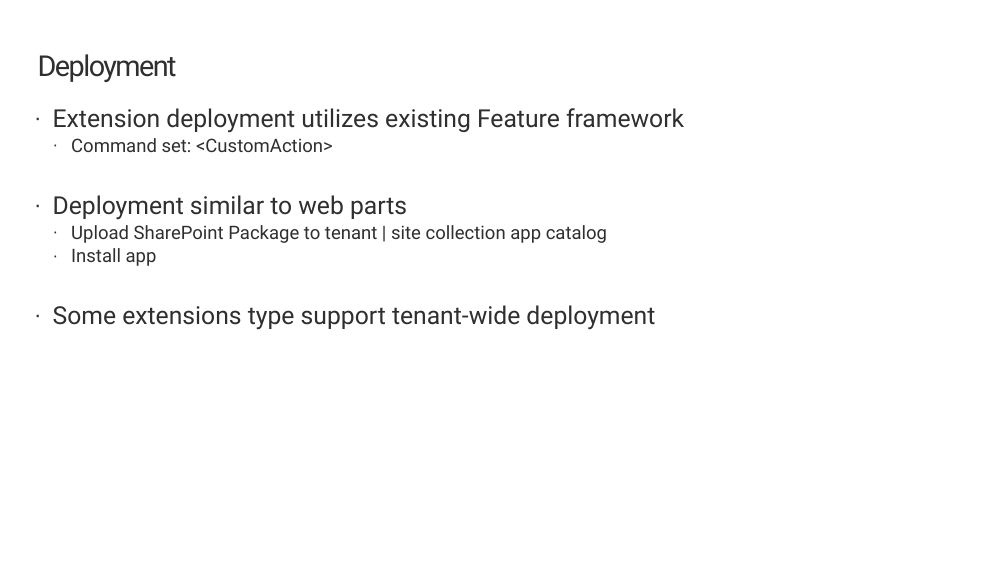
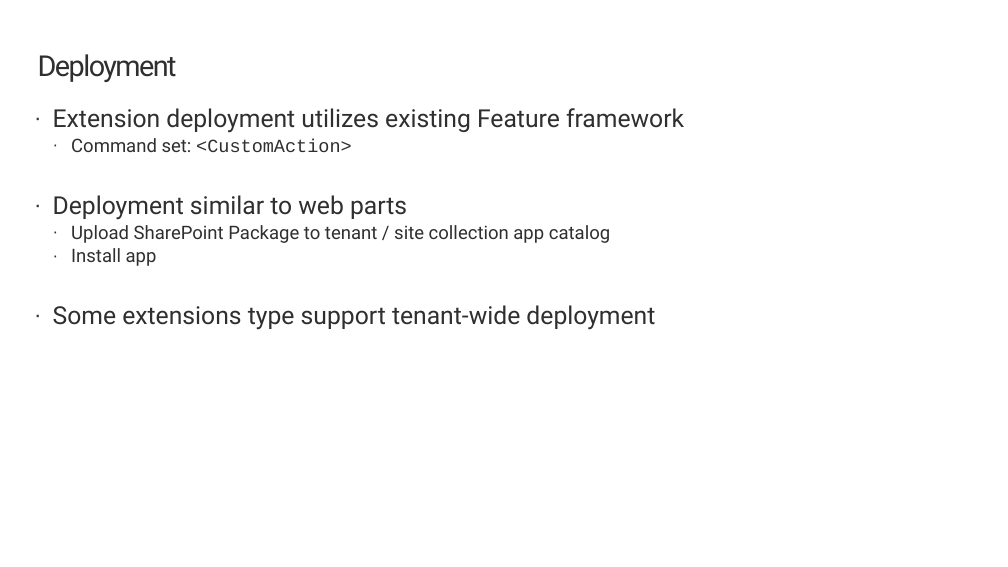
Before and after one commit to SharePoint/sp-dev-training-spfx-extensions, a slide deck: slide 7 of 03 commandset.pptx. Drawn at 1008x567 pixels with LibreOffice and Linux fonts; fonts in the diff are those of the drawing; background and template pictures are left out. Boxes give left, top, right and bottom in pixels: in the first picture for what was removed or moved away, otherwise in the second. Text is boxed around its words. In the diff, an @@ line names an element or a change of style, - is before the commit and + after.

Commit message:
slide typo fixes

```diff
--- a/03 commandset.pptx
+++ b/03 commandset.pptx
@@ text at <box>71,138,352,152</box>: font Roboto to Courier New in "<CustomAction>" @@
@@ text at <box>71,225,610,243</box>: text changed @@
-  · Upload SharePoint Package to tenant | site collection app catalog
+  · Upload SharePoint Package to tenant / site collection app catalog
```
Also in this commit, not shown: 2 other slides changed, 2 other files.
